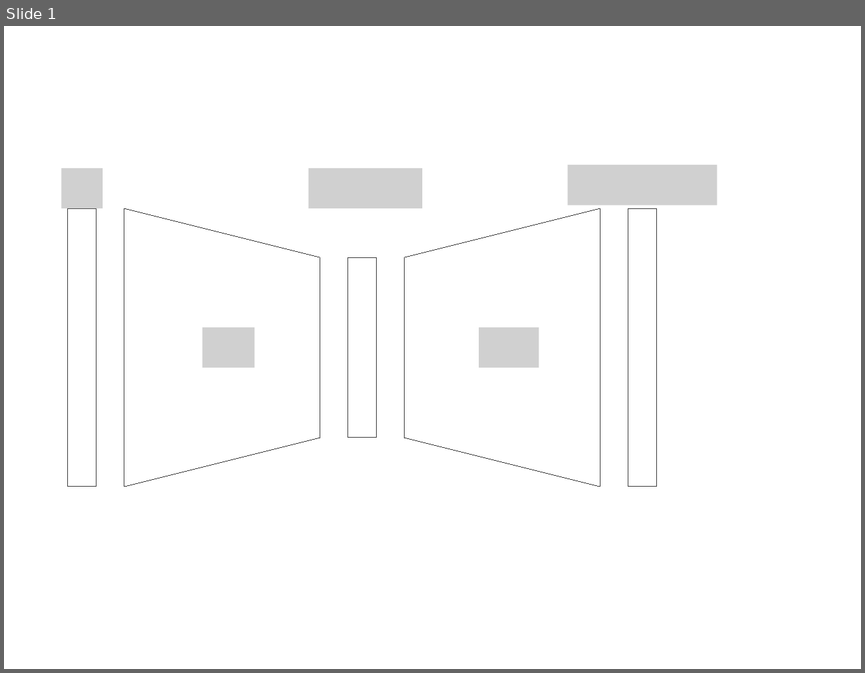
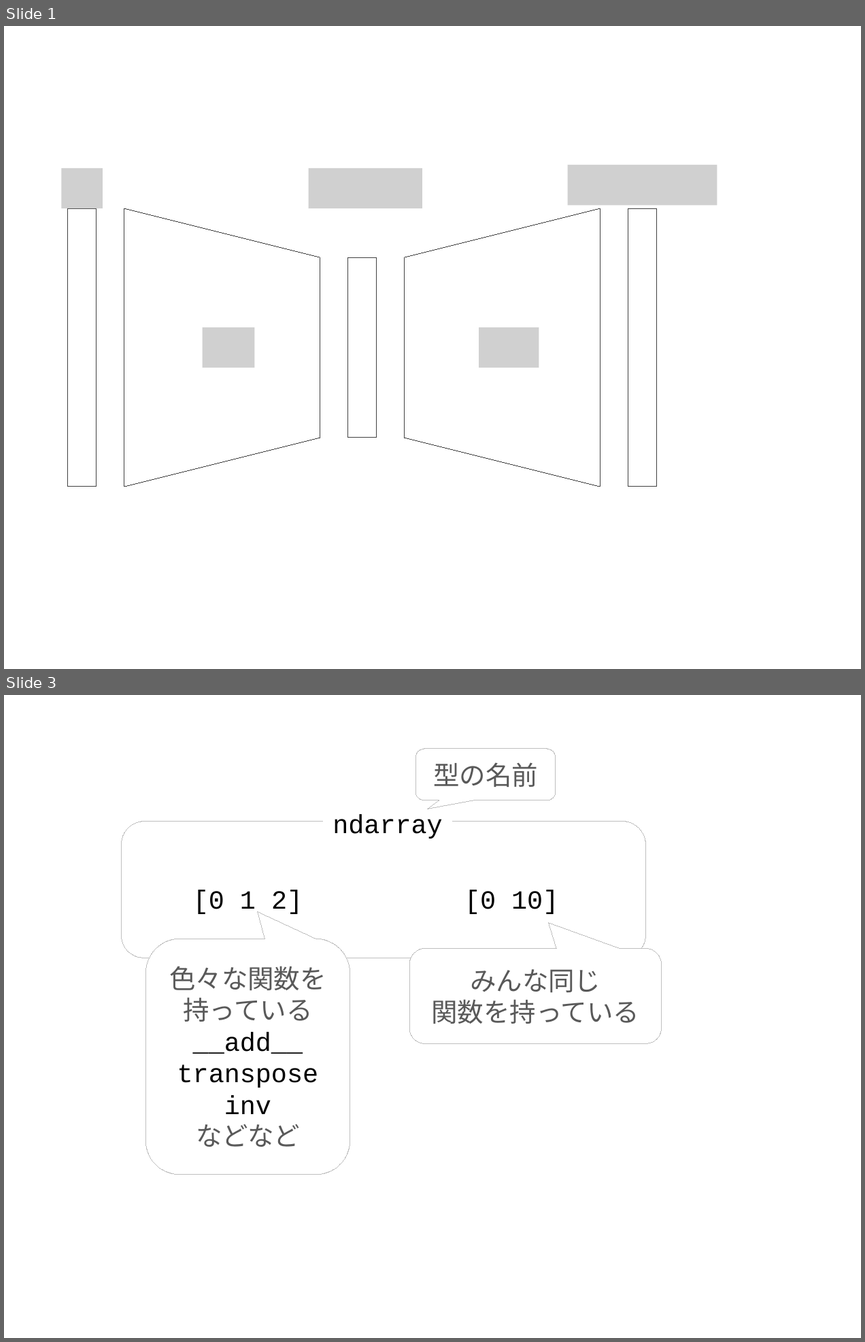
Before and after one commit to kanojikajino/lecture, a slide deck: 4/figs.pptx. Shown one above the other, each under a label of ours: slide 1 before the commit, slides 1 and 3 after it; the slides between them are not shown. The pictures are 865x673 and 865x1342 pixels, drawn with LibreOffice and Linux fonts; fonts in the diff are those of the drawing; grey boxes stand for pictures. Boxes give left, top, right and bottom in pixels: in the first picture for what was removed or moved away, otherwise in the second. Text is boxed around its words. In the diff, an @@ line names an element or a change of style, - is before the commit and + after.

```diff
--- a/4/figs.pptx
+++ b/4/figs.pptx
@@ slide 3 added at (4, 695, 861, 1338), background #FFFFFF @@
@@ rounded speech box added at (415, 749, 555, 800), fill #FFFFFF, outline #BFBFBF 0.75 pt, 22 pt, text #595959 @@
+型の名前
@@ rectangle added at (324, 803, 452, 843), fill #FFFFFF, outline #FFFFFF 0.75 pt, 22 pt, text #000000 @@
+ndarray
@@ rounded rectangle added at (122, 821, 646, 957), fill #FFFFFF, outline #BFBFBF 0.75 pt @@
@@ rectangle added at (183, 879, 311, 919), outline #FFFFFF 0.75 pt, 22 pt, text #000000 @@
+[0 1 2]
@@ rectangle added at (455, 879, 568, 919), outline #FFFFFF 0.75 pt, 22 pt, text #000000 @@
+[0 10]
@@ rounded speech box added at (145, 938, 349, 1174), fill #FFFFFF, outline #BFBFBF 0.75 pt, 22 pt, text #000000 @@
+色々な関数を持っている
+__add__
+transpose
+inv
+などなど
@@ rounded speech box added at (409, 948, 661, 1043), fill #FFFFFF, outline #BFBFBF 0.75 pt, 22 pt, text #595959 @@
+みんな同じ
+関数を持っている
```
Also in this commit, not shown: 1 other slide added, 1 slide removed, 4 other files.
